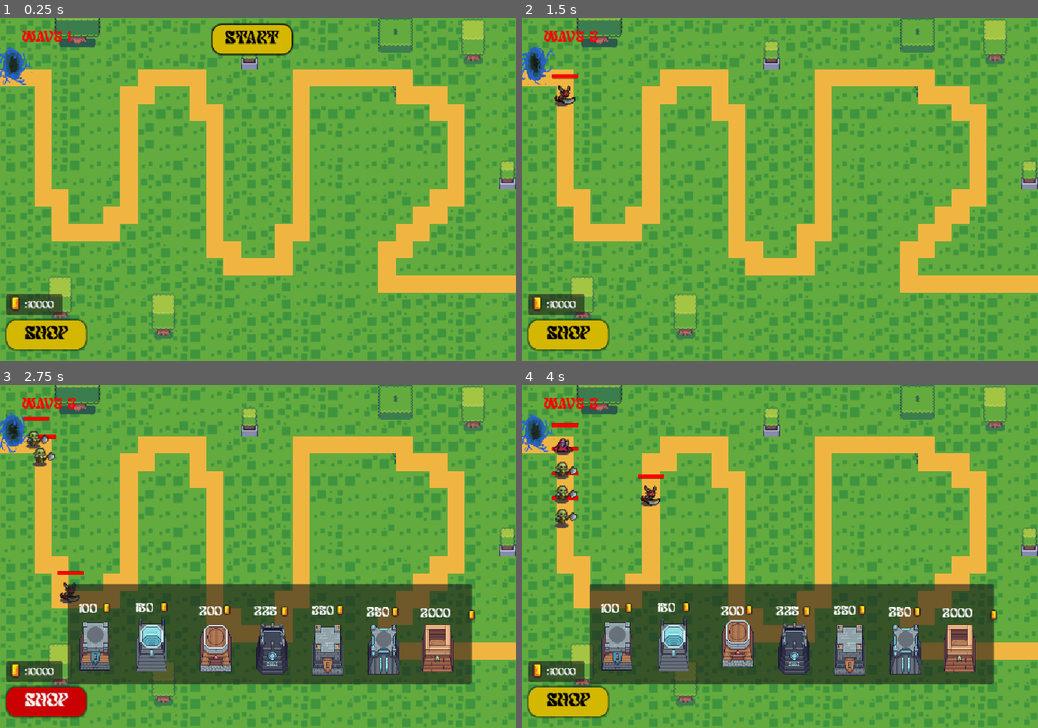
Above: before the commit, frames 1-4 (two rows, left to right).
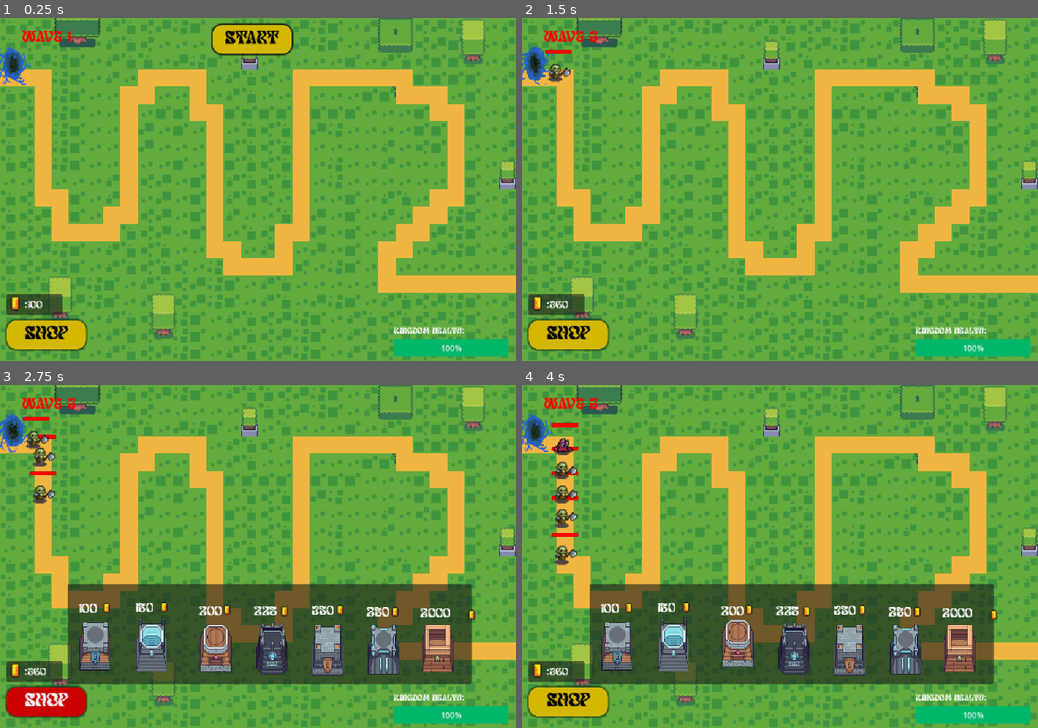
Above: after the commit, the same moments.

Repository: NNKD-Kevin/tower-defense
Game: Godot game, scene res://scenes/main.tscn
The game is run twice, just before and just after one commit, with the same random seed, the same clock (stepped at 60 frames per second) and the same inputs.
Inputs (mouse positions are in pixels of both pictures, inside the frame that each line leads up to):
- Up to frame 1 (0.25 s): no input
- Up to frame 2 (1.5 s): click "Start" at 0.5 s; click "Skip" at 1.25 s
- Up to frame 3 (2.75 s): click "Shop" at 2 s
- Up to frame 4 (4 s): tap Enter at 2.75 s; move the mouse to (893, 539) at 2.77 s; hold Right 2.78-3.5 s; tap Space (spawn) at 2.85 s; click (893, 539) at 2.92 s; drag from (676, 573) to (754, 625) at 3.52 s

The runs differ from the first frame. In frame 1, 1.4% of the frame differs, in the area x 8-99%, y 82-99%; in frame 2, 1.9%; in frame 3, 1.9%; in frame 4, 1.9%, in the area x 5-99%, y 26-99%.

Commit message:
Add Health and stuffs to make the game playable

Diff:
--- a/tower-defense/scenes/main.tscn
+++ b/tower-defense/scenes/main.tscn
@@ -1133,6 +1133,12 @@
 atlas = ExtResource("12_jkv2x")
 region = Rect2(0.7999878, 64, 64.8, 128)
 
+[sub_resource type="StyleBoxFlat" id="StyleBoxFlat_v5gy4"]
+bg_color = Color(0, 0, 0, 1)
+
+[sub_resource type="StyleBoxFlat" id="StyleBoxFlat_auskg"]
+bg_color = Color(3.946722e-06, 0.71826464, 0.41777122, 1)
+
 [node name="Node2D2" type="Node2D" unique_id=1826028556]
 script = ExtResource("1_tbgi4")
 
@@ -1494,6 +1500,23 @@
 autoplay = "default"
 frame_progress = 0.8552528
 
+[node name="HealthBar" type="ProgressBar" parent="CanvasLayer" unique_id=364164717]
+offset_left = 801.0
+offset_top = 655.0
+offset_right = 1034.0
+offset_bottom = 692.0
+theme_override_styles/background = SubResource("StyleBoxFlat_v5gy4")
+theme_override_styles/fill = SubResource("StyleBoxFlat_auskg")
+value = 100.0
+
+[node name="Health" type="Label" parent="CanvasLayer" unique_id=1595859311]
+offset_left = 801.0
+offset_top = 632.0
+offset_right = 944.0
+offset_bottom = 655.0
+theme_override_fonts/font = ExtResource("5_tefeu")
+text = "Kingdom Health:"
+
 [node name="SpawnTimer" type="Timer" parent="." unique_id=265355700]
 wait_time = 0.5
 
--- a/tower-defense/scripts/enemy.gd
+++ b/tower-defense/scripts/enemy.gd
@@ -72,6 +72,9 @@
 		position=Mapdata.road_map1[go]
 		if go<len(Mapdata.road_map1)-1:
 			go+=1
+		else:
+			Global.health-=damage
+			queue_free()
 
 func teleport_back(delta:float):
 	go-=1
--- a/tower-defense/scripts/enemy_data.gd
+++ b/tower-defense/scripts/enemy_data.gd
@@ -1,15 +1,17 @@
 extends Node
 const STATS={
 	'goblin':{'max_hp':100,'speed':100,'damage':10,'coin':20},
-	'blood':{'max_hp':300,'speed':60,'damage':25,'coin':30},
-	'devil':{'max_hp':150,'speed':250,'damage':40,'coin':40}
+	'blood':{'max_hp':300,'speed':60,'damage':20,'coin':30},
+	'devil':{'max_hp':150,'speed':250,'damage':30,'coin':40}
 }
 
 const WAVES={
-	'1':['devil'],
+	'1':['goblin'],
 	'2':['goblin','goblin','goblin'],
 	'3':['goblin','goblin','goblin','blood'],
 	'4':['blood','blood','blood'],
 	'5':['goblin','goblin','goblin','goblin','goblin','blood','blood'],
 	'6':['devil','devil'],
+	'7':['devil','devil','devil','blood','blood'],
+	'8':['blood','blood','blood','blood','blood','blood','blood','blood','blood','blood','blood','blood','blood','blood']
 }
--- a/tower-defense/scripts/game_control.gd
+++ b/tower-defense/scripts/game_control.gd
@@ -10,6 +10,7 @@
 @onready var portal: AnimatedSprite2D = $Portal
 @onready var start: Button = $CanvasLayer/Start
 @onready var skip_button: Button = $CanvasLayer/SkipButton
+@onready var health_bar: ProgressBar = $CanvasLayer/HealthBar
 
 @onready var label: Label = $CanvasLayer/Panel/tower1/Label
 @onready var label_2: Label = $CanvasLayer/Panel/tower2/Label2
@@ -51,6 +52,7 @@
 	Global.enemies.append(e)
 	add_child(e)
 func _process(delta: float) -> void:
+	health_bar.value=Global.health
 	if wave_timer.time_left<25:
 		skip_button.visible=true
 	wave_count.text='Wave '+str(Global.wave)
@@ -64,14 +66,9 @@
 
 
 func _on_start_pressed() -> void:
-	index=0
-	to_spawn=EnemyData.WAVES[str(Global.wave)]
-	spawn_timer.start()
-	spawning=true
-	Global.wave+=1
 	start.visible=false
 	skip_button.visible=true
-	wave_timer.start()
+	skip_wave()
 
 
 
@@ -126,9 +123,9 @@
 func _on_tower_8_pressed() -> void:
 	buy_tower('8')
 
-
-func _on_wave_timer_timeout() -> void:
+func skip_wave():
 	if Global.wave<len(EnemyData.WAVES)-1:
+		Global.coins+=100+20*Global.wave
 		index=0
 		to_spawn=EnemyData.WAVES[str(Global.wave)]
 		spawn_timer.start()
@@ -136,13 +133,11 @@
 		Global.wave+=1
 		wave_timer.start()
 
+func _on_wave_timer_timeout() -> void:
+	skip_wave()
+
 
 func _on_skip_button_pressed() -> void:
-	if Global.wave<len(EnemyData.WAVES) and skip_button.visible:
-		index=0
-		to_spawn=EnemyData.WAVES[str(Global.wave)]
-		spawn_timer.start()
-		spawning=true
-		Global.wave+=1
-		wave_timer.start()
+	if skip_button.visible:
+		skip_wave()
 		skip_button.visible=false
--- a/tower-defense/scripts/global.gd
+++ b/tower-defense/scripts/global.gd
@@ -1,7 +1,8 @@
 extends Node
 var lives=3
 var wave=1
+var health=100
 var enemies=[]
-var coins=10000
+var coins=100
 var build_valid=false
 var building_mode=false
